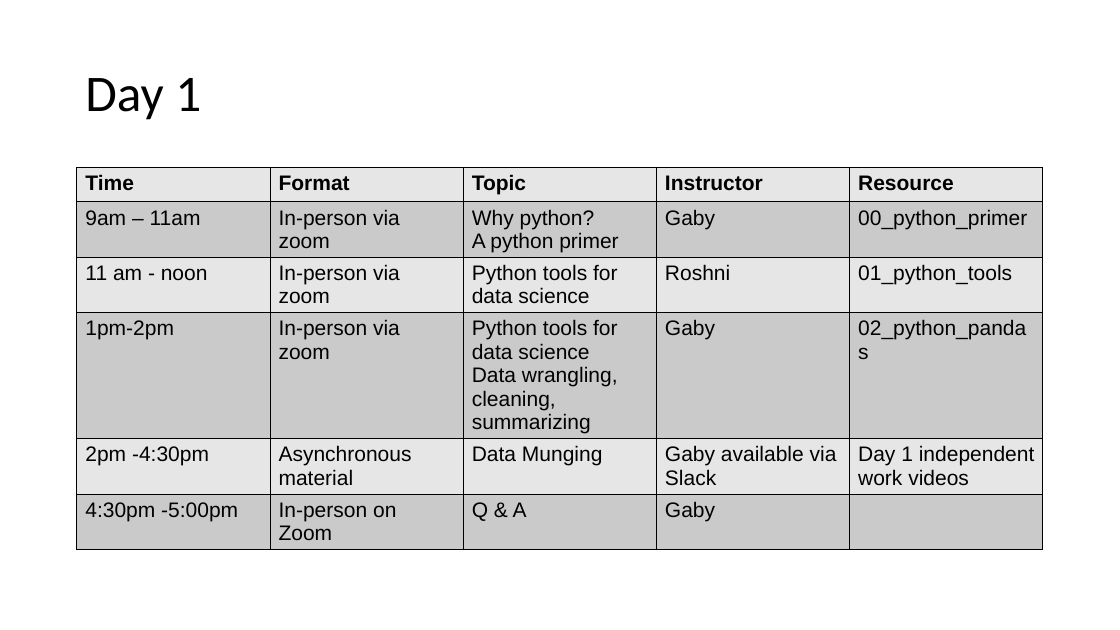
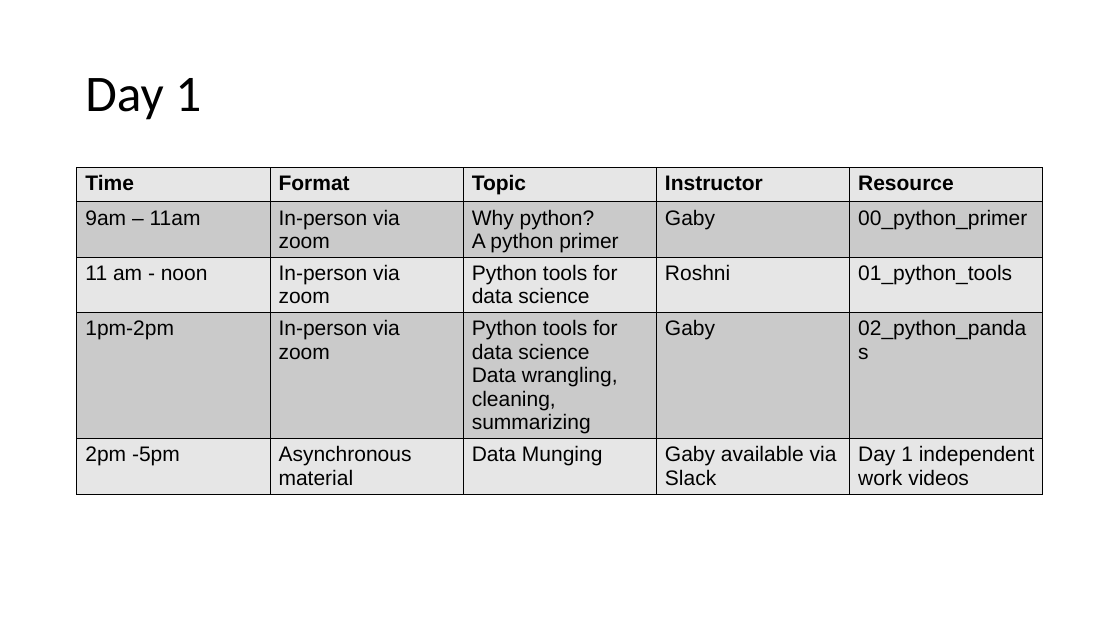
Before and after one commit to ggerlach1/BIOF085, a slide deck: slide 7 of workshop_documents/Introduction_workshop_slides.pptx (slide 6 before the commit). Drawn at 1120x630 pixels with LibreOffice and Linux fonts; fonts in the diff are those of the drawing. Boxes give left, top, right and bottom in pixels: in the first picture for what was removed or moved away, otherwise in the second. Text is boxed around its words. In the diff, an @@ line names an element or a change of style, - is before the commit and + after.

```diff
--- a/workshop_documents/Introduction_workshop_slides.pptx
+++ b/workshop_documents/Introduction_workshop_slides.pptx
@@ table at [77,168,1044,513] @@
-row 5: 2pm -4:30pm | Asynchronous material | Data Munging | Gaby available via Slack | Day 1 independent work videos
-row 6: 4:30pm -5:00pm | In-person on Zoom | Q & A | Gaby | 
+row 5: 2pm -5pm | Asynchronous material | Data Munging | Gaby available via Slack | Day 1 independent work videos
```
Also in this commit, not shown: 5 other slides changed, 2 slides added, 1 slide removed, 3 other files.
